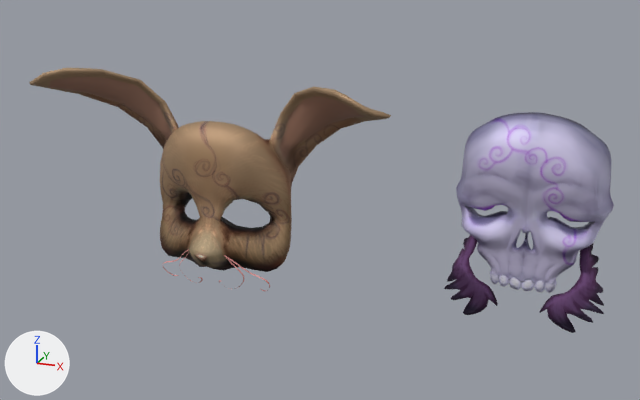
One commit to the Blender file ModelsAnd Art/Bunny mask.blend: the scene before it, then after it.
Before and after are seen from a 50 mm camera at (6.83, -15.36, 8.01) aimed at (1.53, -1.92, 2.98). Arrows for +X, +Y and +Z are at lower left; the lights stay in place.

The first picture shows 'Plane', 'sKULL'.
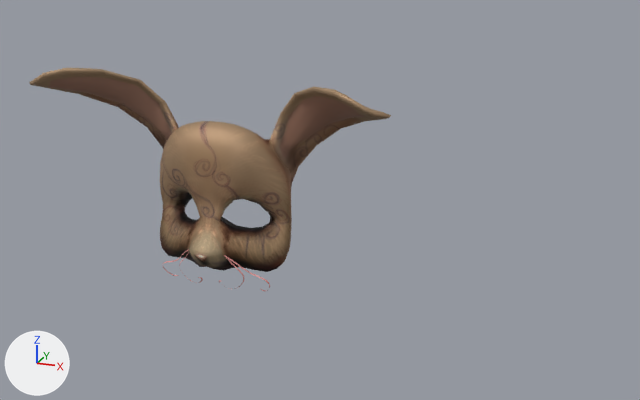
Pixel boxes [x1, y1, x2, y2] of what changed, in the pictures (640 x 400 px):
'sKULL', hidden: before [444, 112, 614, 333]

The change in detail:
Object 'sKULL' (ob_skull) is now hidden.
